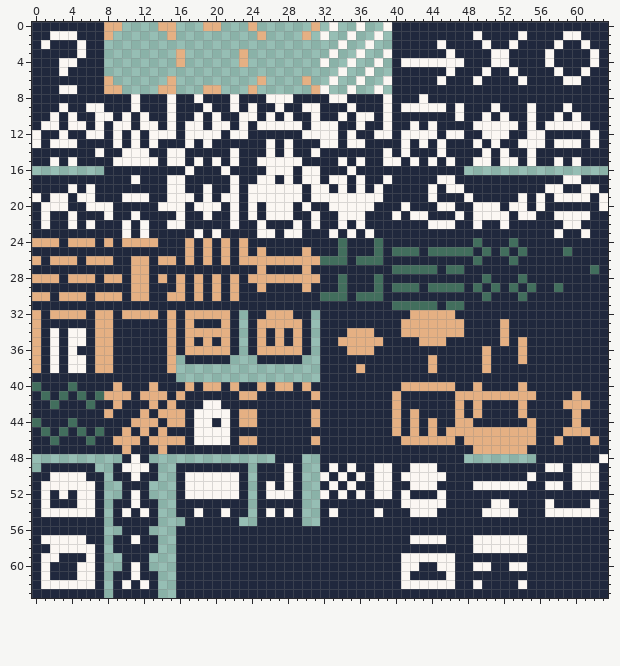
File history of a pixel-art sprite, core/assets/images/new-tiles.png. Above, as it was before the edit.
The file is 64x64 pixels.
Now the later version:
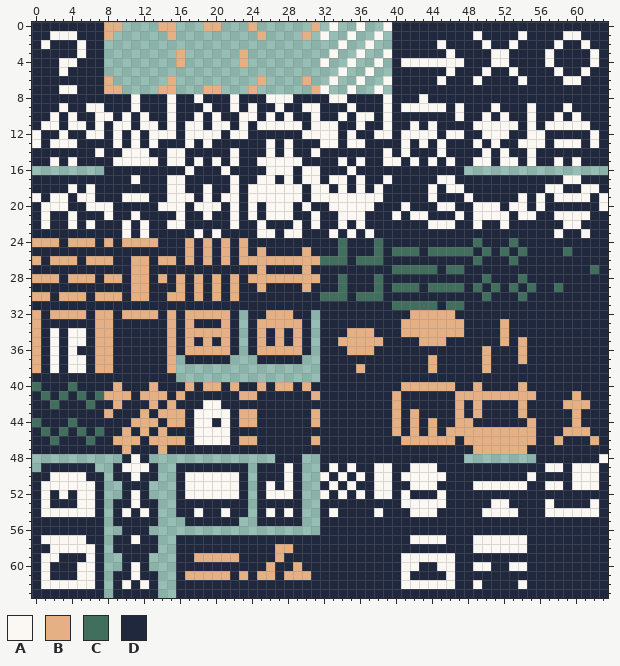
Palette (. is transparent): A #fbf7f3  B #e5b083  C #426e5d  D #20283d
The edit:
The edit turns colour D into colour B in row 58 at x 27 to 28; in row 59 at x 18 to 22 and 27; in row 60 at x 26 and 29; in row 61 at x 17 to 21, 23, 25 to 26 and 28 to 30.
Colour D is removed in row 56 at x 16 to 31.
Pixel boxes of the changes (left, top, right, bottom) in both pictures:
changed: (176, 526, 320, 580)
